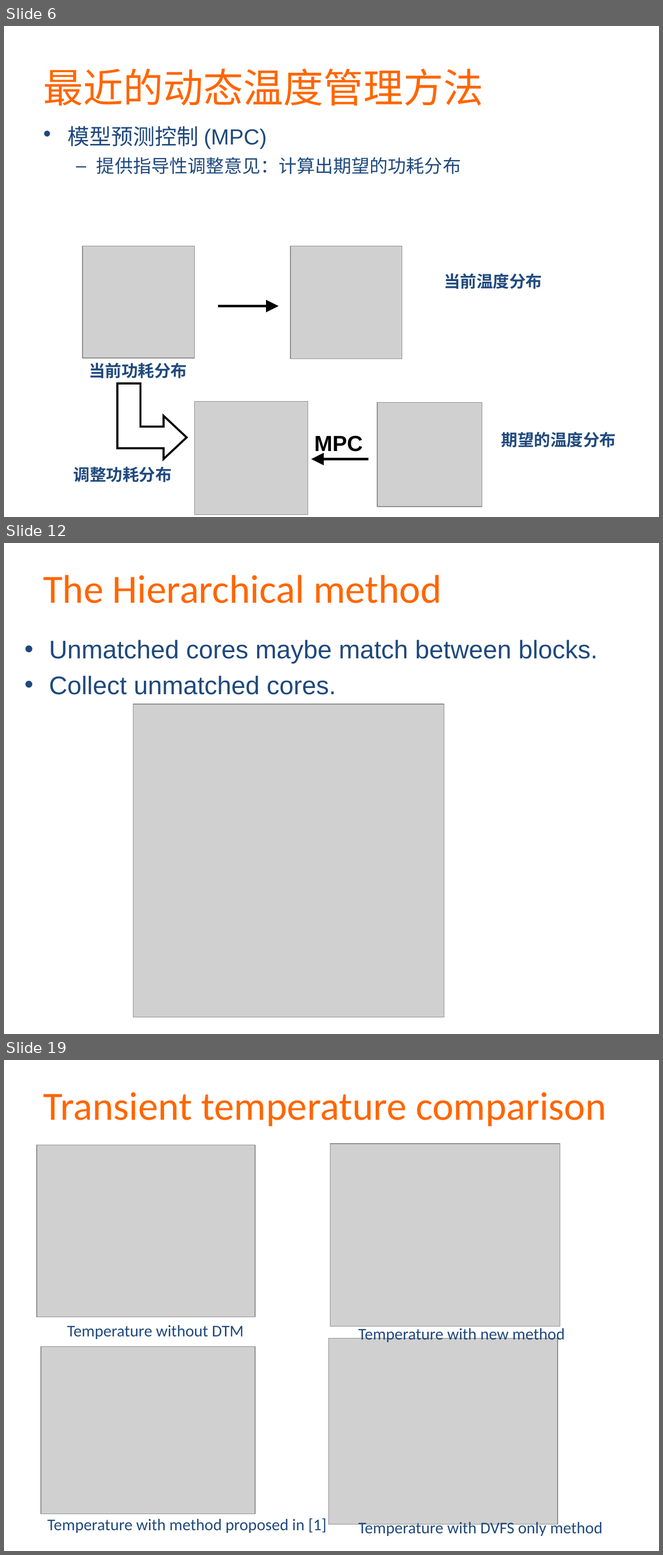
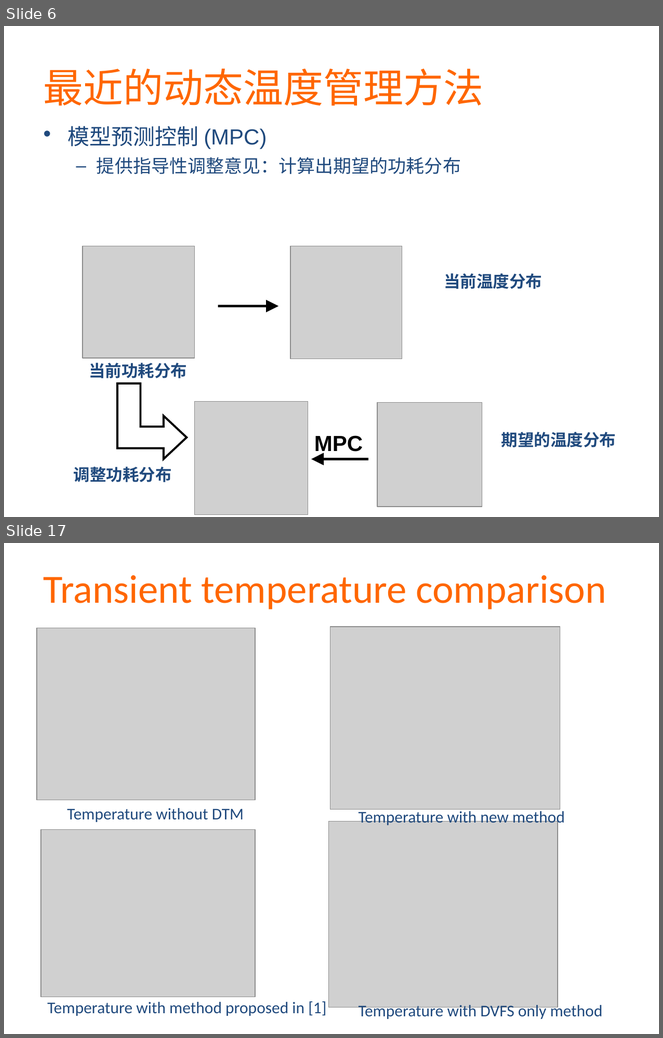
Before and after one commit to martian9/xin-yuan-houqin, a slide deck: ppt/majian.pptx. Shown one above the other, each under a label of ours: slides 6, 12 and 19 before the commit, slides 6 and 17 after it; the slides between them are not shown. The pictures are 663x1555 and 663x1038 pixels, drawn with LibreOffice and Linux fonts; fonts in the diff are those of the drawing; grey boxes stand for pictures. Boxes give left, top, right and bottom in pixels: in the first picture for what was removed or moved away, otherwise in the second. Text is boxed around its words. In the diff, an @@ line names an element or a change of style, - is before the commit and + after.

```diff
--- a/ppt/majian.pptx
+++ b/ppt/majian.pptx
@@ slide 12 removed at (4, 543, 659, 1034), background #FFFFFF @@
@@ text removed at (43, 575, 442, 603) @@
-The Hierarchical method
@@ text removed at (49, 640, 598, 695) @@
-  • Unmatched cores maybe match between blocks.
-  • Collect unmatched cores.
@@ picture removed at (133, 704, 444, 1017) @@
@@ what was slide 19 is now slide 17 @@
```
Also in this commit, not shown: 6 slides changed, 6 slides added, 7 other slides removed.
